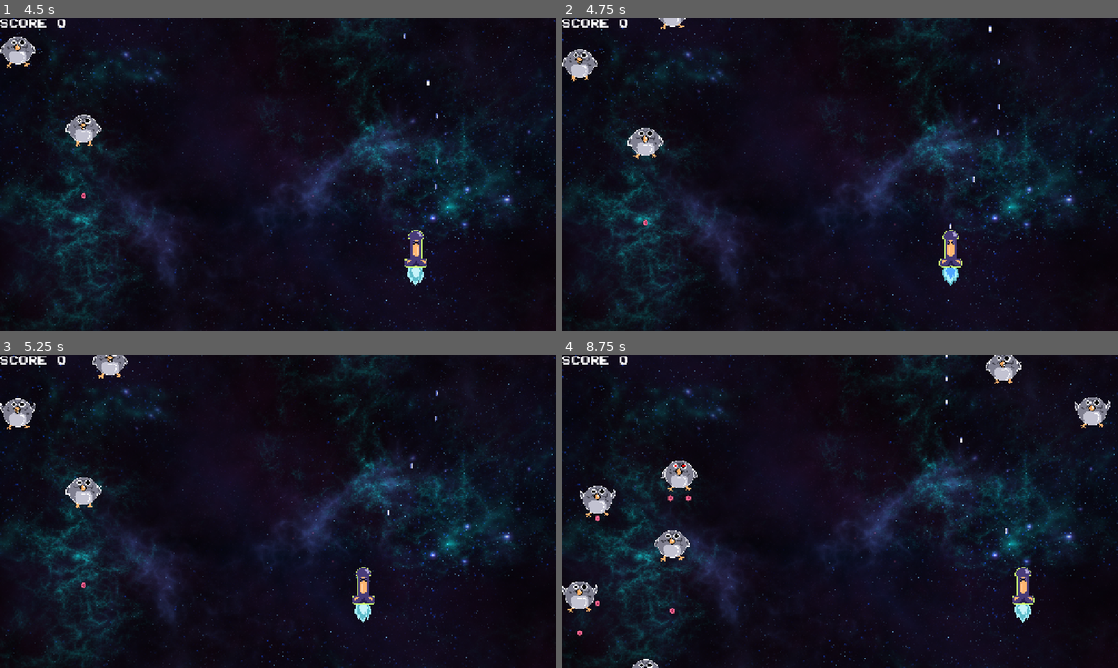
Above: before the commit, frames 1-4 (two rows, left to right).
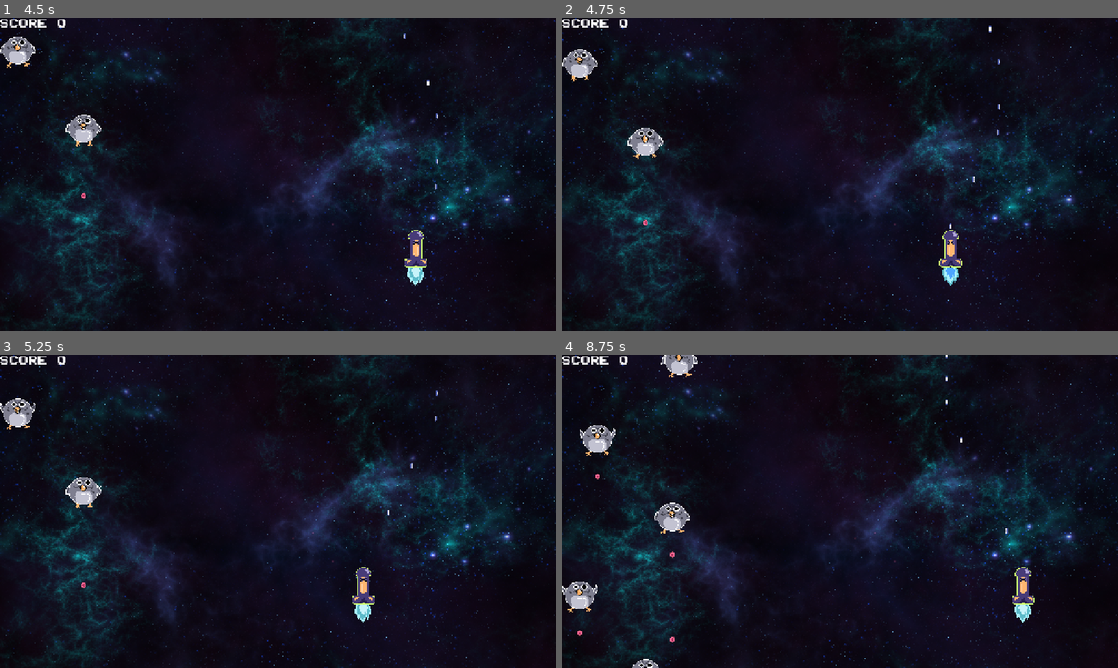
Above: after the commit, the same moments.

Repository: fabiolrodriguez/k-raio
Game: Godot game, scene res://scenes/main_menu/main_menu.tscn
Same seed, same stepped clock (60 frames per second), same inputs: the game is played once before the commit and once after it.
Inputs (mouse positions are in pixels of both pictures, inside the frame that each line leads up to):
- Up to frame 1 (4.5 s): click "START" at 0.5 s; tap Enter (ui_accept) at 1.25, 2.1, 2.27, 2.57, 3.6, 3.77, 4.07 s; move the mouse to (400, 158) at 1.27 s; hold Right (ui_right) 1.28-2.03 s; hold Enter (ui_accept) 1.28-2.03 s; move the mouse to (166, 190) at 2.02 s; hold Down (ui_down) 2.03-2.78 s; move the mouse to (333, 105) at 2.77 s; hold Right (ui_right) 2.78-3.53 s; hold Enter (ui_accept) 2.78-3.53 s; move the mouse to (250, 237) at 3.52 s; hold Up (ui_up) 3.53-4.28 s; move the mouse to (444, 221) at 4.27 s; hold Left (ui_left) from 4.28 s (still down); hold Enter (ui_accept) from 4.28 s (still down)
- Up to frame 2 (4.75 s): keep holding Left (ui_left); keep holding Enter (ui_accept)
- Up to frame 3 (5.25 s): keep holding Left (ui_left); tap Escape (ui_cancel) at 4.9 s; move the mouse to (111, 464) at 5.02 s; release Enter (ui_accept) at 5.03 s; tap Enter (ui_accept) at 5.1 s
- Up to frame 4 (8.75 s): tap Enter (ui_accept) at 5.27, 5.57, 6.6, 6.77, 7.07, 8.1, 8.27, 8.57 s; move the mouse to (867, 511) at 5.77 s; release Left (ui_left) at 5.78 s; hold Down (ui_down) 5.78-6.53 s; hold Enter (ui_accept) 5.78-6.53 s; move the mouse to (756, 433) at 6.52 s; hold Right (ui_right) 6.53-7.28 s; move the mouse to (962, 495) at 7.27 s; hold Up (ui_up) 7.28-8.03 s; hold Enter (ui_accept) 7.28-8.03 s; move the mouse to (728, 527) at 8.02 s; hold Right (ui_right) from 8.03 s (still down)

Frame 1 is identical in both runs. In frame 2, 0.1% of the frame differs, in the area x 17-23%, y 0-4%; in frame 3, 0.3%; in frame 4, 3.2%, in the area x 3-99%, y 0-92%.

Commit message:
added boss

Diff:
--- /dev/null
+++ b/scenes/enemy/boss.tscn
@@ -0,0 +1,59 @@
+[gd_scene format=3 uid="uid://bqb66yvyhiwk8"]
+
+[ext_resource type="Script" uid="uid://cvdl7vyuy53s2" path="res://scripts/boss.gd" id="1_e3jr6"]
+[ext_resource type="Texture2D" uid="uid://dbd4866pu6ldg" path="res://assets/textures/boss1.png" id="1_vefcp"]
+[ext_resource type="PackedScene" uid="uid://chdtjjjsc660n" path="res://scenes/enemy/enemy_bullet.tscn" id="2_b0cli"]
+[ext_resource type="Texture2D" uid="uid://dcwdekqm4upvh" path="res://assets/textures/boss2.png" id="2_e3jr6"]
+[ext_resource type="Texture2D" uid="uid://t4uuapd4wglb" path="res://assets/textures/boss3.png" id="3_b0cli"]
+
+[sub_resource type="SpriteFrames" id="SpriteFrames_40x6t"]
+animations = [{
+"frames": [{
+"duration": 1.0,
+"texture": ExtResource("1_vefcp")
+}, {
+"duration": 1.0,
+"texture": ExtResource("2_e3jr6")
+}, {
+"duration": 1.0,
+"texture": ExtResource("3_b0cli")
+}],
+"loop": true,
+"name": &"default",
+"speed": 5.0
+}]
+
+[sub_resource type="RectangleShape2D" id="RectangleShape2D_ee08l"]
+size = Vector2(184.5, 107)
+
+[node name="boss" type="Area2D" unique_id=437355384]
+collision_layer = 8
+collision_mask = 7
+script = ExtResource("1_e3jr6")
+enemy_bullet_scene = ExtResource("2_b0cli")
+
+[node name="texture" type="AnimatedSprite2D" parent="." unique_id=1974622876]
+scale = Vector2(2, 2)
+sprite_frames = SubResource("SpriteFrames_40x6t")
+autoplay = "default"
+frame = 2
+frame_progress = 0.5751391
+
+[node name="collider" type="CollisionShape2D" parent="." unique_id=1934728772]
+position = Vector2(-4.75, -28.5)
+shape = SubResource("RectangleShape2D_ee08l")
+
+[node name="shootpointright" type="Marker2D" parent="." unique_id=826349383]
+position = Vector2(83, 21)
+
+[node name="shootpointleft" type="Marker2D" parent="." unique_id=25477124]
+position = Vector2(-88, 21)
+
+[node name="shootpoint" type="Marker2D" parent="." unique_id=1478975128]
+position = Vector2(-2, -10)
+
+[node name="shoottimer" type="Timer" parent="." unique_id=937594370]
+wait_time = 0.5
+autostart = true
+
+[connection signal="body_entered" from="." to="." method="_on_body_entered"]
--- a/scenes/enemy/spawn_manager.tscn
+++ b/scenes/enemy/spawn_manager.tscn
@@ -16,5 +16,5 @@
 autostart = true
 
 [node name="difficultytimer" type="Timer" parent="." unique_id=869426565]
-wait_time = 2.0
+wait_time = 10.0
 autostart = true
--- a/scenes/level/level.gd
+++ b/scenes/level/level.gd
@@ -18,14 +18,16 @@
 
 @onready var player = $player
 
+@export var boss_scene: PackedScene
+@onready var spawn_manager = $SpawnManager
+
+var boss_spawned := false
+
 var score := 0
 
 func update_texts():
-
-	pause_menu.resume_button.text = LocalizationManager.tr_key("menu_resume")
-	pause_menu.quit_button.text = LocalizationManager.tr_key("menu_quit")
-	restart_button = LocalizationManager.tr_key("menu_restart")
-	quit_button = LocalizationManager.tr_key("menu_quit")
+	restart_button.text = LocalizationManager.tr_key("menu_restart")
+	quit_button.text = LocalizationManager.tr_key("menu_quit")
 	# adicione outros botões aqui
 
 func _ready() -> void:
@@ -35,6 +37,14 @@
 		player.upgrades_changed.connect(update_upgrade_hud)
 
 	update_upgrade_hud()
+	update_texts()
+
+	if not LocalizationManager.language_changed.is_connected(update_texts):
+		LocalizationManager.language_changed.connect(update_texts)
+
+	await get_tree().create_timer(60.0).timeout
+	spawn_boss()
+
 func _process(delta: float) -> void:
 	pass
 
@@ -89,3 +99,28 @@
 	speed_box.visible = speed_count > 0
 	fire_rate_box.visible = fire_rate_count > 0
 	shield_box.visible = shield_count > 0
+
+func spawn_boss():
+	if boss_scene == null:
+		return
+
+	if boss_spawned:
+		return
+
+	boss_spawned = true
+
+	if spawn_manager != null and spawn_manager.has_method("stop_spawning"):
+		spawn_manager.stop_spawning()
+
+	var boss = boss_scene.instantiate()
+	add_child(boss)
+	boss.global_position = Vector2(get_viewport_rect().size.x / 2, -120)
+
+	if boss.has_method("set_movement_origin"):
+		boss.set_movement_origin()
+
+	if boss.has_signal("boss_defeated"):
+		boss.boss_defeated.connect(_on_boss_defeated)
+
+func _on_boss_defeated():
+	print("Boss derrotado!")
--- a/scenes/level/level.tscn
+++ b/scenes/level/level.tscn
@@ -3,6 +3,7 @@
 [ext_resource type="Texture2D" uid="uid://4n4j5nf5br8d" path="res://assets/textures/bg.png" id="1_h3e3j"]
 [ext_resource type="Script" uid="uid://bddfs7am1056e" path="res://scenes/level/level.gd" id="1_i166f"]
 [ext_resource type="PackedScene" uid="uid://w57g2ubn0bwi" path="res://scenes/player/player.tscn" id="2_nbgty"]
+[ext_resource type="PackedScene" uid="uid://bqb66yvyhiwk8" path="res://scenes/enemy/boss.tscn" id="2_pe1ox"]
 [ext_resource type="FontFile" uid="uid://b2ikk0lshckln" path="res://assets/fonts/PublicPixel-rv0pA.ttf" id="2_vpf64"]
 [ext_resource type="Texture2D" uid="uid://dj25d20urebwn" path="res://assets/textures/multishoticon.png" id="3_tf2q7"]
 [ext_resource type="Texture2D" uid="uid://dak57st3g7h8r" path="res://assets/textures/speedicon.png" id="4_pe1ox"]
@@ -10,7 +11,6 @@
 [ext_resource type="PackedScene" uid="uid://c63nwudgs5mmv" path="res://scenes/enemy/spawn_manager.tscn" id="5_hnne4"]
 [ext_resource type="Texture2D" uid="uid://c14pbt7dbd3i2" path="res://assets/textures/pierceicon.png" id="5_m0bv2"]
 [ext_resource type="Texture2D" uid="uid://b67vnkjkb3fub" path="res://assets/textures/shieldicon.png" id="6_b7m21"]
-[ext_resource type="PackedScene" uid="uid://tljnm4iwkuto" path="res://scenes/enemy/enemysuicide.tscn" id="11_pe1ox"]
 
 [sub_resource type="StyleBoxEmpty" id="StyleBoxEmpty_vpf64"]
 
@@ -30,6 +30,7 @@
 
 [node name="level" type="Node2D" unique_id=281017384]
 script = ExtResource("1_i166f")
+boss_scene = ExtResource("2_pe1ox")
 
 [node name="scorelayer" type="CanvasLayer" parent="." unique_id=1844956064]
 
@@ -120,10 +121,15 @@
 [node name="PauseMenu" parent="." unique_id=264194249 instance=ExtResource("4_qkmgm")]
 
 [node name="SpawnManager" parent="." unique_id=1053329477 instance=ExtResource("5_hnne4")]
-enemy_suicide_scene = ExtResource("11_pe1ox")
 
 [node name="gameover" type="CanvasLayer" parent="." unique_id=1631986778]
 process_mode = 3
+
+[node name="ColorRect" type="ColorRect" parent="gameover" unique_id=256087136]
+offset_left = -23.0
+offset_right = 1320.0
+offset_bottom = 751.0
+color = Color(0, 0, 0, 0.6666667)
 
 [node name="gameoverpanel" type="PanelContainer" parent="gameover" unique_id=1191403590]
 anchors_preset = 8
--- /dev/null
+++ b/scripts/boss.gd
@@ -0,0 +1,87 @@
+extends Area2D
+
+signal boss_defeated
+
+@export var hp: int = 100
+@export var speed: float = 80.0
+@export var stop_y: float = 100.0
+@export var horizontal_speed: float = 80.0
+@export var move_range: float = 400.0
+@export var score_value: int = 3000
+@export var destroy_sound: AudioStream
+@export var enemy_bullet_scene: PackedScene
+
+@onready var shoot_point_left = $shootpointleft
+@onready var shoot_point_center = $shootpoint
+@onready var shoot_point_right = $shootpointright
+@onready var shoot_timer = $shoottimer
+
+var entered_position := false
+var moving_right := true
+var start_x := 0.0
+
+func _ready():
+	#start_x = global_position.x
+	shoot_timer.timeout.connect(_on_shoot_timer_timeout)
+
+func _process(delta):
+	if not entered_position:
+		global_position.y += speed * delta
+
+		if global_position.y >= stop_y:
+			global_position.y = stop_y
+			entered_position = true
+	else:
+		if moving_right:
+			global_position.x += horizontal_speed * delta
+			if global_position.x >= start_x + move_range:
+				moving_right = false
+		else:
+			global_position.x -= horizontal_speed * delta
+			if global_position.x <= start_x - move_range:
+				moving_right = true
+
+func take_damage(amount: int = 1):
+	hp -= amount
+
+	if hp <= 0:
+		die()
+
+func die():
+	AudioManager.play_explode()
+
+	var game = get_tree().current_scene
+	if game != null and game.has_method("add_score"):
+		game.add_score(score_value)
+
+	emit_signal("boss_defeated")
+	queue_free()
+
+func shoot():
+	if enemy_bullet_scene == null:
+		return
+
+	var shoot_points = [
+		shoot_point_left,
+		shoot_point_center,
+		shoot_point_right
+	]
+
+	var chosen_point = shoot_points.pick_random()
+
+	var bullet = enemy_bullet_scene.instantiate()
+	get_tree().current_scene.add_child(bullet)
+	bullet.global_position = chosen_point.global_position
+	bullet.direction = Vector2.DOWN
+
+
+func _on_body_entered(body: Node2D) -> void:
+	if body.has_method("die"):
+		body.die()
+
+func _on_shoot_timer_timeout():
+	if entered_position:
+		shoot()
+
+func set_movement_origin():
+	start_x = global_position.x
--- a/scripts/pause_menu.gd
+++ b/scripts/pause_menu.gd
@@ -5,6 +5,9 @@
 
 func _ready():
 	visible = false
+	update_texts()
+	if not LocalizationManager.language_changed.is_connected(update_texts):
+		LocalizationManager.language_changed.connect(update_texts)
 
 func pause():
 	visible = true
@@ -31,3 +34,7 @@
 
 func _on_quit_focus_entered() -> void:
 	AudioManager.play_hover()
+
+func update_texts():
+	resume_button.text = LocalizationManager.tr_key("menu_resume")
+	quit_button.text = LocalizationManager.tr_key("menu_quit")
--- a/scripts/spawn_manager.gd
+++ b/scripts/spawn_manager.gd
@@ -89,10 +89,6 @@
 func _on_spawn_timer_timeout():
 	spawn_enemy()
 
-#func _on_difficulty_timer_timeout():
-	#diagonal_unlocked = true
-	#spawn_timer.wait_time = 1.0
-
 var difficulty_stage := 0
 
 func _on_difficulty_timer_timeout():
@@ -107,7 +103,6 @@
 
 	elif difficulty_stage == 2:
 		suicide_unlocked = true
-		print("entrou no if suicida")
 		spawn_timer.wait_time = 0.85
 
 func get_random_spawn_position() -> Vector2:
Binary file added: assets/textures/boss1.png
Not shown, added: assets/textures/boss1.png.import
Binary file added: assets/textures/boss2.png
Not shown, added: assets/textures/boss2.png.import
Binary file added: assets/textures/boss3.png
Not shown, added: assets/textures/boss3.png.import
Not shown, added: scripts/boss.gd.uid
